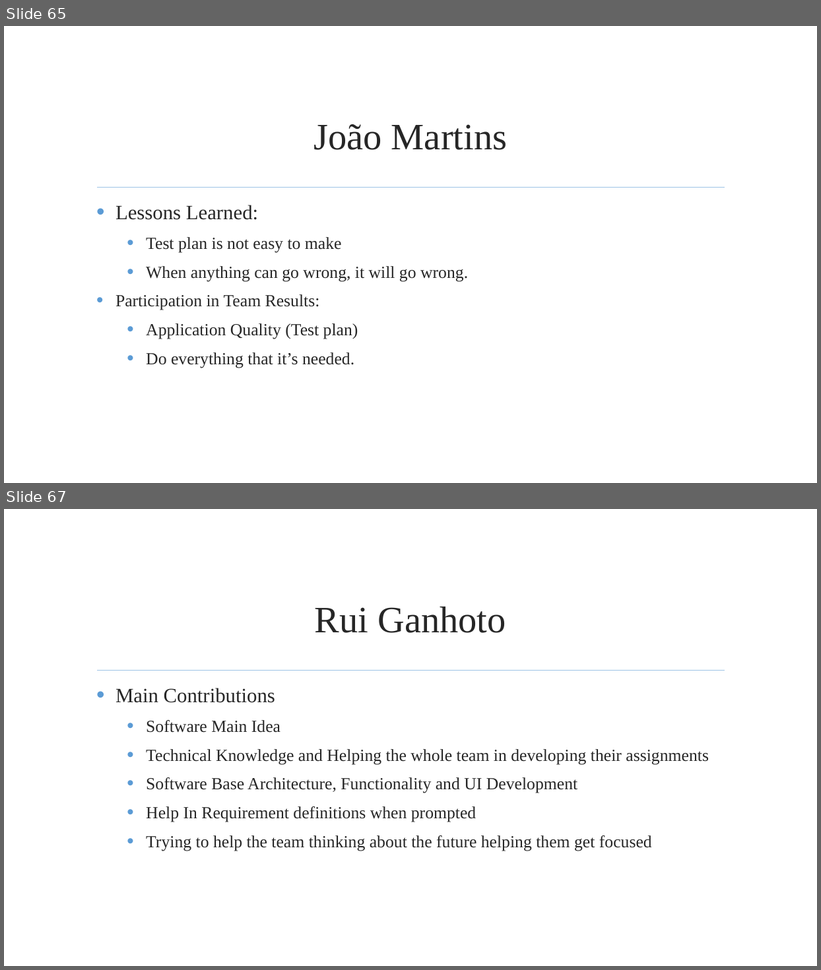
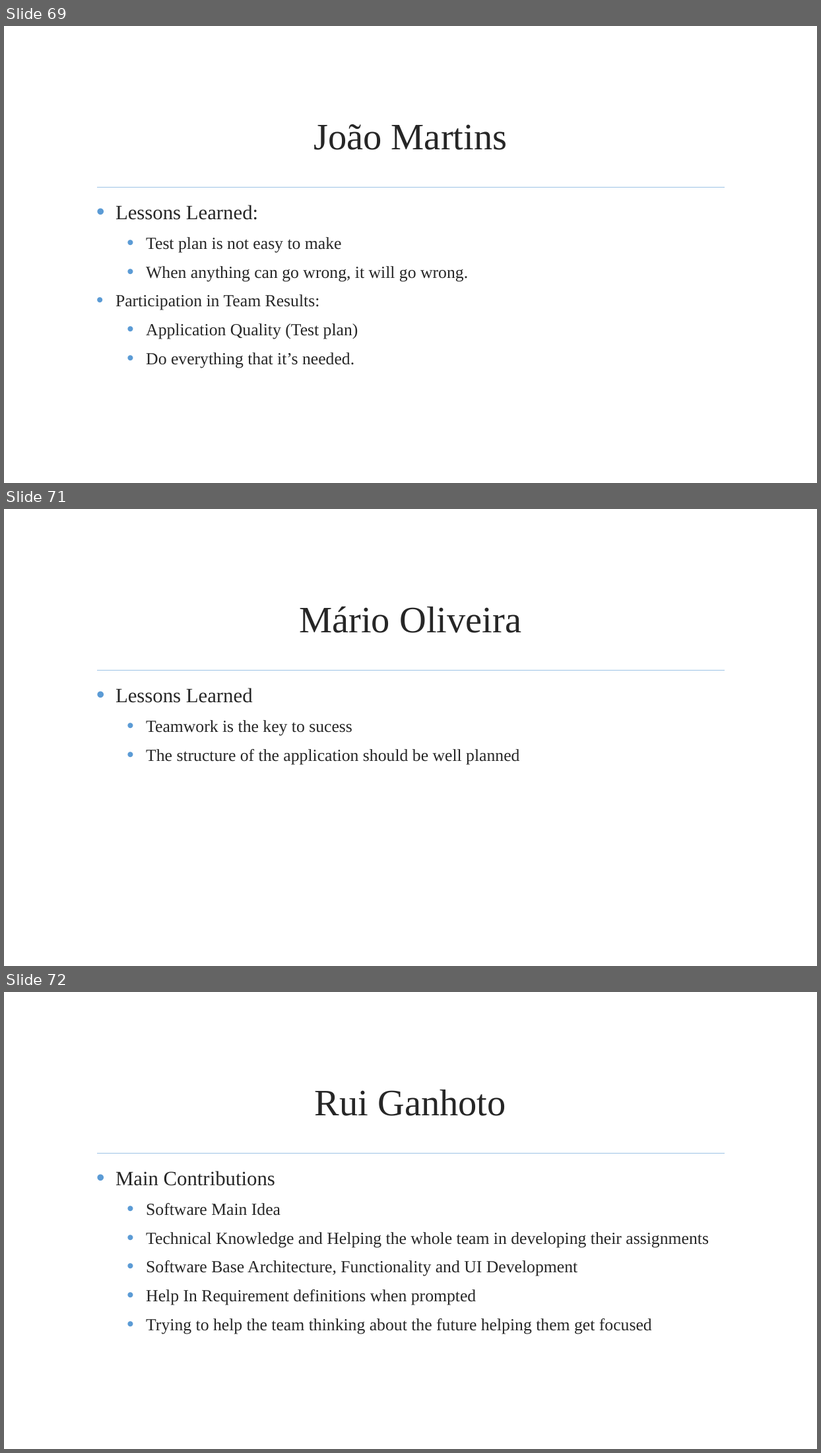
Before and after one commit to jmgirao/projetosoftware1213, a slide deck: Final Presentation/Presentation.pptx. Shown one above the other, each under a label of ours: slides 65 and 67 before the commit, slides 69, 71 and 72 after it; the slides between them are not shown. The pictures are 821x970 and 821x1453 pixels, drawn with LibreOffice and Linux fonts; fonts in the diff are those of the drawing; background and template pictures are left out. Boxes give left, top, right and bottom in pixels: in the first picture for what was removed or moved away, otherwise in the second. Text is boxed around its words. In the diff, an @@ line names an element or a change of style, - is before the commit and + after.

```diff
--- a/Final Presentation/Presentation.pptx
+++ b/Final Presentation/Presentation.pptx
@@ slide 71 added at box(4, 509, 817, 966), background picture (left out); not listed: 1 template element that a slide beside it also shows @@
@@ title added at box(299, 606, 521, 633), 44 pt, text #262626 @@
+Mário Oliveira
@@ text added at box(116, 688, 519, 764), 20 pt, text #262626 @@
+• Lessons Learned
+  • Teamwork is the key to sucess
+  • The structure of the application should be well planned
@@ what was slide 65 is now slide 69 @@
@@ what was slide 67 is now slide 72 @@
```
Also in this commit, not shown: 6 other slides added, 2 slides removed.
